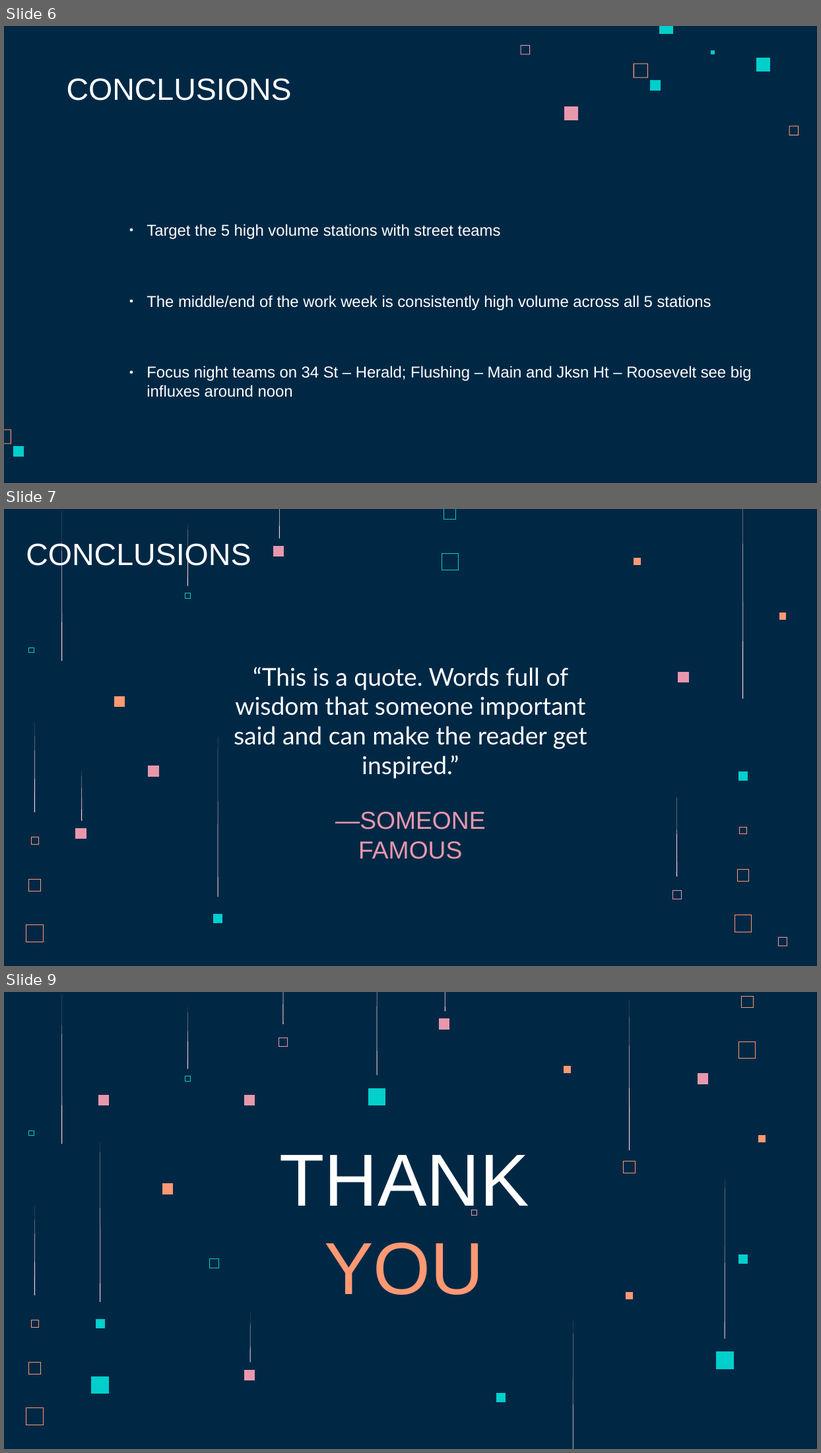
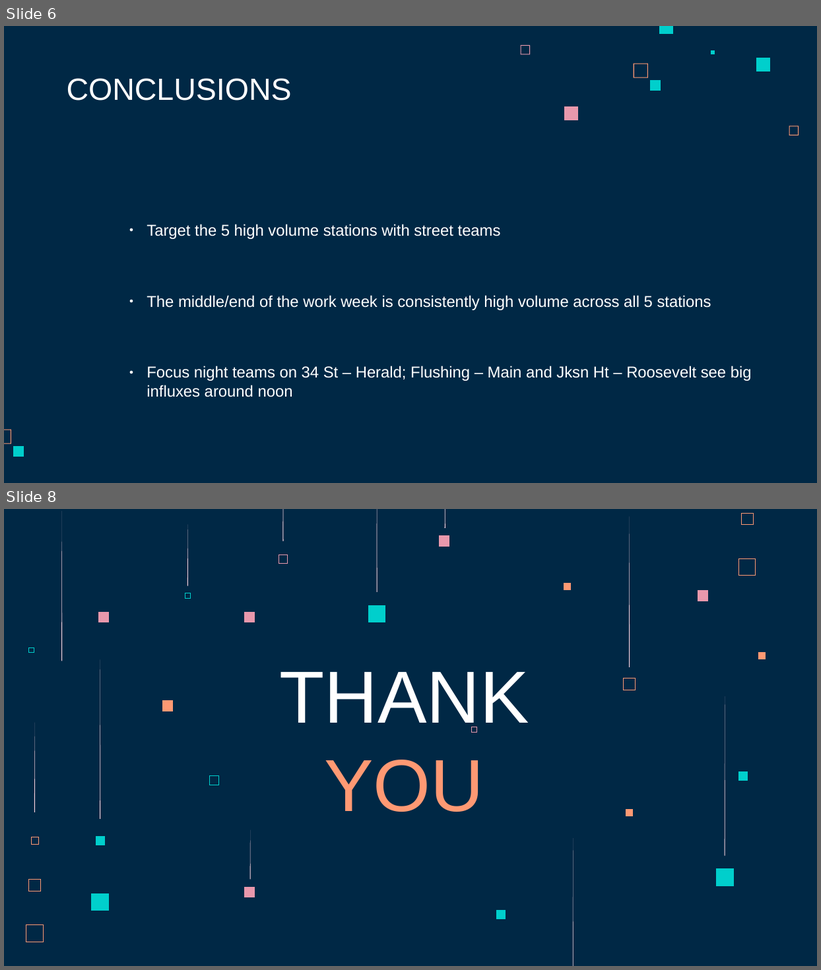
Before and after one commit to maneaterrbug/WTWY_metro_project_MR, a slide deck: deliverables/WTWY_Presentation.odp. Shown one above the other, each under a label of ours: slides 6, 7 and 9 before the commit, slides 6 and 8 after it; the slides between them are not shown. The pictures are 821x1453 and 821x970 pixels, drawn with LibreOffice and Linux fonts; fonts in the diff are those of the drawing. Boxes give left, top, right and bottom in pixels: in the first picture for what was removed or moved away, otherwise in the second. Text is boxed around its words. In the diff, an @@ line names an element or a change of style, - is before the commit and + after.

```diff
--- a/deliverables/WTWY_Presentation.odp
+++ b/deliverables/WTWY_Presentation.odp
@@ slide 7 removed at (4,509,817,966), background #002845; not listed: 9 template elements that a slide beside it also shows @@
@@ freeform shape removed at (279,509,280,539) @@
@@ freeform shape removed at (444,509,456,520) @@
@@ freeform shape removed at (743,509,743,699) @@
@@ text removed at (26,541,251,571) @@
-CONCLUSIONS
@@ freeform shape removed at (273,546,284,557) @@
@@ freeform shape removed at (442,553,459,570) @@
@@ freeform shape removed at (634,558,642,565) @@
@@ freeform shape removed at (780,613,787,620) @@
@@ subtitle removed at (234,667,587,779) @@
-“This is a quote. Words full of wisdom that someone important said and can make the reader get inspired.”
@@ freeform shape removed at (679,672,690,683) @@
@@ freeform shape removed at (114,696,125,708) @@
@@ freeform shape removed at (217,738,218,897) @@
@@ freeform shape removed at (148,766,159,777) @@
@@ freeform shape removed at (81,772,83,821) @@
@@ freeform shape removed at (677,797,678,877) @@
@@ title removed at (335,812,486,859) @@
-—SOMEONE FAMOUS
@@ freeform shape removed at (75,828,86,840) @@
@@ freeform shape removed at (740,827,747,834) @@
@@ freeform shape removed at (737,870,749,882) @@
@@ freeform shape removed at (673,890,681,899) @@
@@ freeform shape removed at (214,915,222,923) @@
@@ freeform shape removed at (735,916,752,933) @@
@@ freeform shape removed at (779,938,787,947) @@
@@ what was slide 9 is now slide 8 @@
```
Also in this commit, not shown: 1 slide changed, 1 other file.
